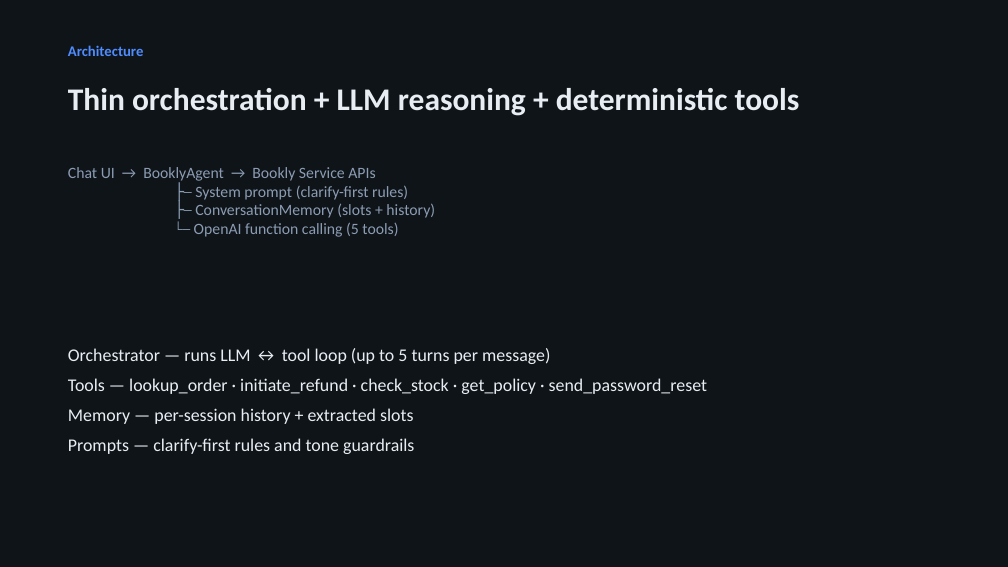
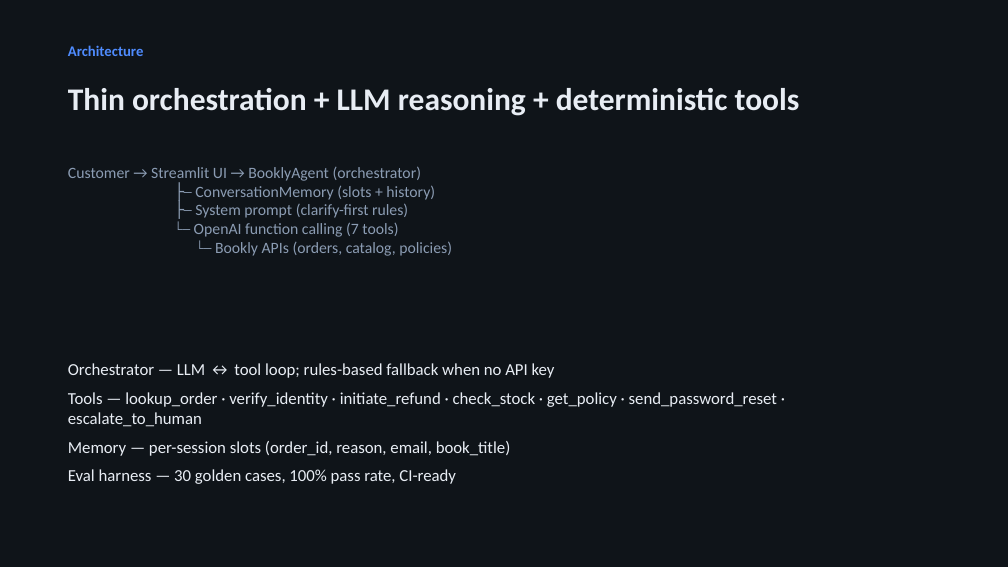
Before and after one commit to andrewwchild/booklydemo, a slide deck: slide 2 of Bookly_CS_Agent_Pitch.pptx. Drawn at 1008x567 pixels with LibreOffice and Linux fonts; fonts in the diff are those of the drawing. Boxes give left, top, right and bottom in pixels: in the first picture for what was removed or moved away, otherwise in the second. Text is boxed around its words. In the diff, an @@ line names an element or a change of style, - is before the commit and + after.

```diff
--- a/Bookly_CS_Agent_Pitch.pptx
+++ b/Bookly_CS_Agent_Pitch.pptx
@@ text at bbox=[68, 166, 452, 256]: text changed @@
-Chat UI → BooklyAgent → Bookly Service APIs
-├─ System prompt (clarify-first rules)
-├─ ConversationMemory (slots + history)
-└─ OpenAI function calling (5 tools)
+Customer → Streamlit UI → BooklyAgent (orchestrator)
+├─ ConversationMemory (slots + history)
+├─ System prompt (clarify-first rules)
+└─ OpenAI function calling (7 tools)
+└─ Bookly APIs (orders, catalog, policies)
@@ text at bbox=[68, 363, 777, 484]: text changed; size 17 to 16 pt @@
-Orchestrator — runs LLM ↔ tool loop (up to 5 turns per message)
-Tools — lookup_order · initiate_refund · check_stock · get_policy · send_password_reset
-Memory — per-session history + extracted slots
-Prompts — clarify-first rules and tone guardrails
+Orchestrator — LLM ↔ tool loop; rules-based fallback when no API key
+Tools — lookup_order · verify_identity · initiate_refund · check_stock · get_policy · send_password_reset · escalate_to_human
+Memory — per-session slots (order_id, reason, email, book_title)
+Eval harness — 30 golden cases, 100% pass rate, CI-ready
```
Also in this commit, not shown: 4 other slides changed, 3 slides added, 6 other files.
